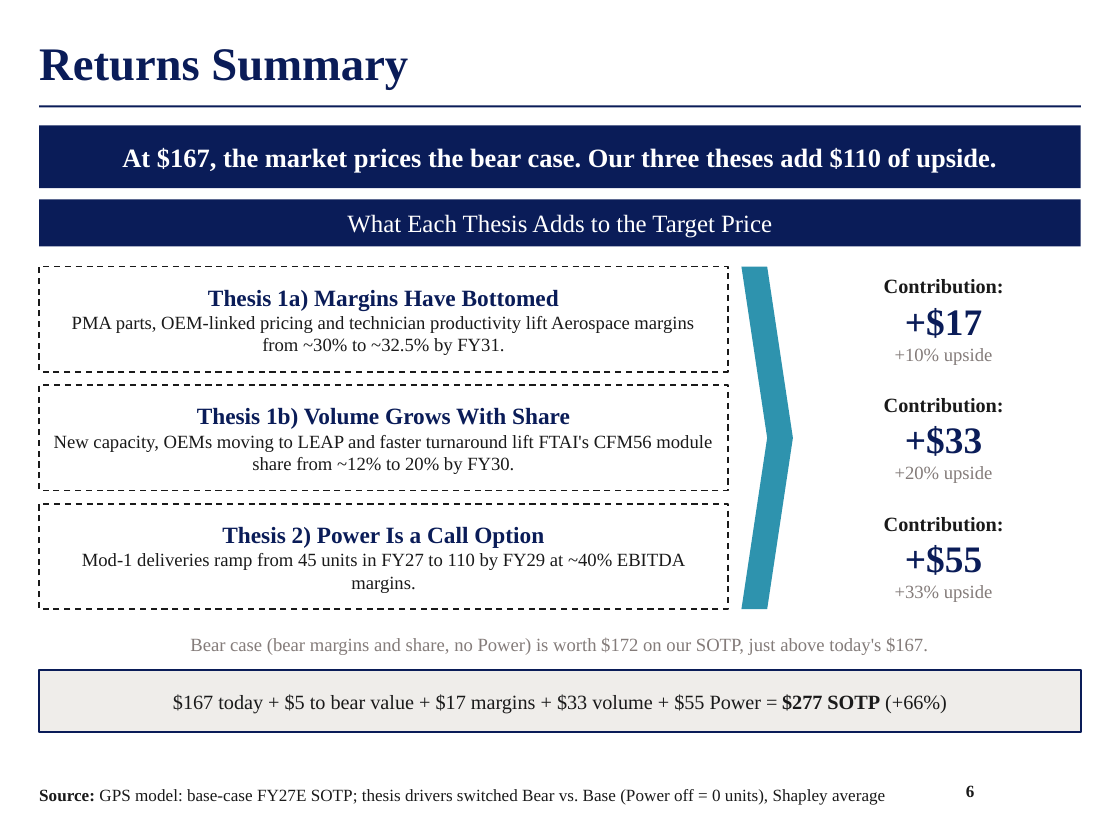
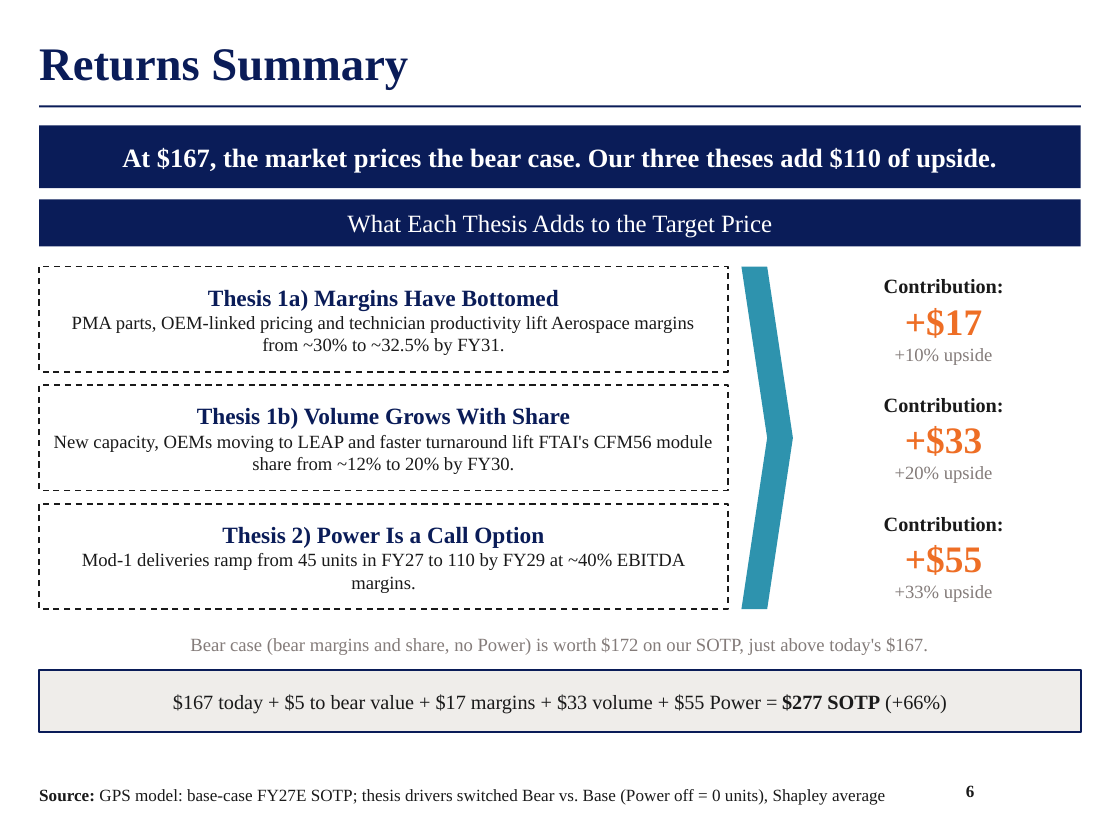
Before and after one commit to maxlsmls-dot/SPOT, a slide deck: slide 6 of deck/FTAI_Long_Pitch.pptx. Drawn at 1120x840 pixels with LibreOffice and Linux fonts; fonts in the diff are those of the drawing; background and template pictures are left out. Boxes give left, top, right and bottom in pixels: in the first picture for what was removed or moved away, otherwise in the second. Text is boxed around its words. In the diff, an @@ line names an element or a change of style, - is before the commit and + after.

```diff
--- a/deck/FTAI_Long_Pitch.pptx
+++ b/deck/FTAI_Long_Pitch.pptx
@@ text at box(905, 308, 982, 338): text colour #0A1C58 to #EE6E25 in "+$17" @@
@@ text at box(905, 426, 982, 456): text colour #0A1C58 to #EE6E25 in "+$33" @@
@@ text at box(905, 545, 982, 575): text colour #0A1C58 to #EE6E25 in "+$55" @@
```
Also in this commit, not shown: 10 other slides changed, 5 other files.
